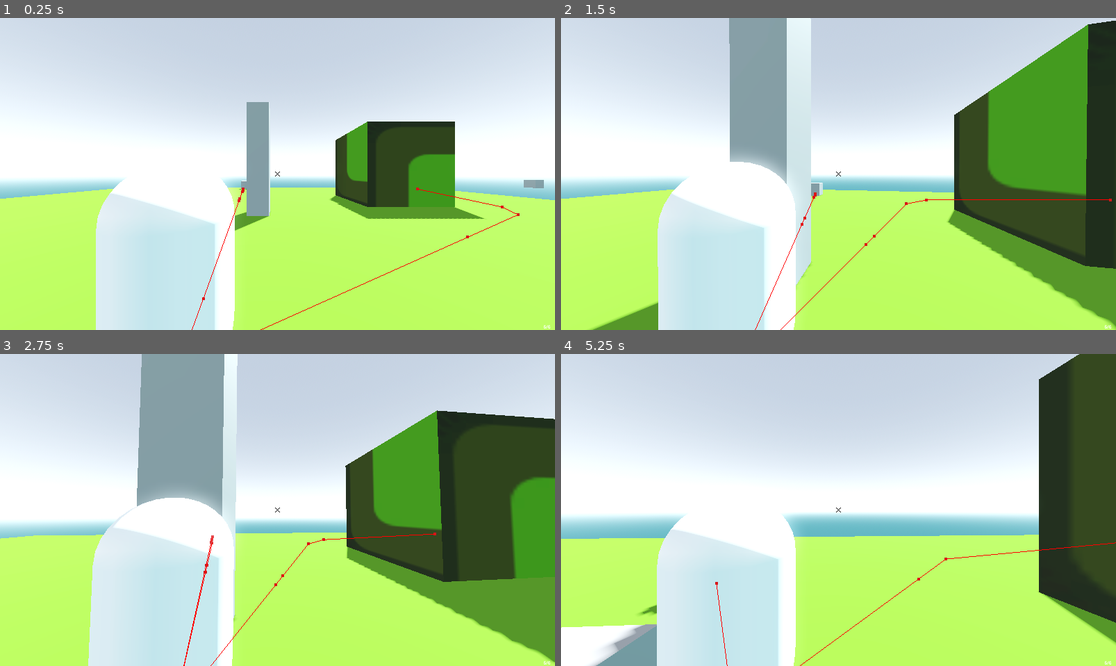
Above: before the commit, frames 1-4 (two rows, left to right).
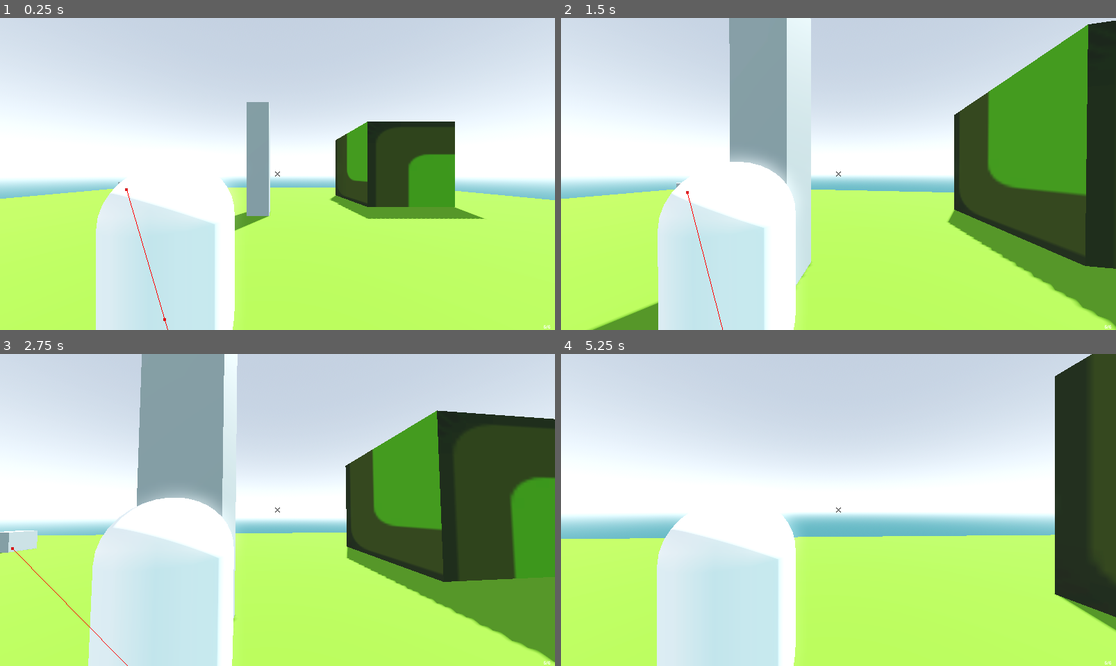
Above: after the commit, the same moments.

Repository: AlexW-WSC/Expedition-Remorhaz
Game: Godot game, scene res://MainGame.tscn
Two runs of this game, one before a commit and one after it. Both use one fixed random seed, a clock stepped at 60 frames per second and the inputs below. The engine's default icon, where the game draws it, is replaced by a stand-in: a white triangle on a blue panel in a dark square.
Inputs (mouse positions are in pixels of both pictures, inside the frame that each line leads up to):
- Up to frame 1 (0.25 s): no input
- Up to frame 2 (1.5 s): tap Enter (ui_accept) at 0.5, 0.77 s; move the mouse to (866, 174) at 0.52 s; hold W (up) from 0.53 s (still down); tap E (e) at 0.6 s; tap R (r) at 0.8, 1.35 s; move the mouse to (810, 174) at 1.27 s
- Up to frame 3 (2.75 s): keep holding W (up); tap Enter (ui_accept) at 1.52 s; tap E (e) at 1.55, 2.1 s; move the mouse to (288, 503) at 2.02 s; tap R (r) at 2.3 s
- Up to frame 4 (5.25 s): keep holding W (up); move the mouse to (832, 516) at 2.77 s; tap Shift (lshift) at 2.85 s; tap Enter (ui_accept) at 3.02, 3.77, 4.52 s; tap E (e) at 3.05, 4.55 s; move the mouse to (877, 513) at 3.52 s; press the mouse at (877, 513) at 3.53 s; tap R (r) at 3.8, 5.1 s; move the mouse to (794, 506) at 4.27 s; release the mouse at (794, 506) at 4.28 s; tap Q (q) at 4.35 s; move the mouse to (844, 510) at 5.02 s

The runs differ from the first frame. In frame 1, 0.4% of the frame differs, in the area x 21-98%, y 51-100%; in frame 2, 0.4%; in frame 3, 0.7%; in frame 4, 5.3%, in the area x 0-100%, y 0-100%.

Commit message:
asaaggdhd
help me norries

Diff:
--- a/MainGame.tscn
+++ b/MainGame.tscn
@@ -63,8 +63,10 @@
 
 [sub_resource type="BoxShape3D" id="BoxShape3D_v3hs3"]
 
-[node name="Node3D" type="Node3D"]
+[node name="Node3D" type="Node3D" node_paths=PackedStringArray("secondsTimer", "minutesTimer")]
 script = ExtResource("1_pv6b4")
+secondsTimer = NodePath("Seconds Timer")
+minutesTimer = NodePath("Minutes Timer")
 
 [node name="NavigationRegion3D" type="NavigationRegion3D" parent="."]
 navigation_mesh = SubResource("NavigationMesh_8dnxm")
@@ -172,9 +174,10 @@
 white_material = SubResource("StandardMaterial3D_v3hs3")
 red_material = SubResource("StandardMaterial3D_x5ji8")
 
-[node name="EnemySpawner" type="Node3D" parent="." node_paths=PackedStringArray("spawnpoints")]
+[node name="EnemySpawner" type="Node3D" parent="." node_paths=PackedStringArray("player", "spawnpoints")]
 transform = Transform3D(1, 0, 0, 0, 1, 0, 0, 0, 1, 15.8278, 0.604012, 0)
 script = ExtResource("8_x5ji8")
+player = NodePath("../player")
 yeti_scene = ExtResource("7_v3hs3")
 spawnpoints = NodePath("../Spawnpoints")
 
@@ -194,19 +197,29 @@
 [node name="Spawnpoints" type="Node3D" parent="."]
 
 [node name="Spawn1" type="Node3D" parent="Spawnpoints"]
-transform = Transform3D(1, 0, 0, 0, 1, 0, 0, 0, 1, 19, 0, -19)
+transform = Transform3D(1, 0, 0, 0, 1, 0, 0, 0, 1, 9.73552, 0, 10.7616)
 
 [node name="Spawn2" type="Node3D" parent="Spawnpoints"]
-transform = Transform3D(1, 0, 0, 0, 1, 0, 0, 0, 1, 19, 0, 19)
+transform = Transform3D(1, 0, 0, 0, 1, 0, 0, 0, 1, -11.3971, 0, 2.51463)
+top_level = true
 
 [node name="Spawn3" type="Node3D" parent="Spawnpoints"]
-transform = Transform3D(1, 0, 0, 0, 1, 0, 0, 0, 1, -19, 0, 19)
+transform = Transform3D(1, 0, 0, 0, 1, 0, 0, 0, 1, -16.5, 0, 16.5)
+top_level = true
 
 [node name="Spawn4" type="Node3D" parent="Spawnpoints"]
-transform = Transform3D(1, 0, 0, 0, 1, 0, 0, 0, 1, -19, 0, -19)
+transform = Transform3D(1, 0, 0, 0, 1, 0, 0, 0, 1, -16.5, 0, -16.5)
+top_level = true
+
+[node name="Seconds Timer" type="Timer" parent="."]
+
+[node name="Minutes Timer" type="Timer" parent="."]
+wait_time = 60.0
 
 [connection signal="deal_damage" from="player" to="YetiEnemy" method="_on_player_deal_damage"]
 [connection signal="highlight_enemy" from="player" to="YetiEnemy" method="_on_player_highlight_enemy"]
 [connection signal="timeout" from="player/ReloadTimer" to="player" method="_on_reload_timer_timeout"]
 [connection signal="timeout" from="player/Ability1Cooldown" to="player" method="_on_ability_1_cooldown_timeout"]
 [connection signal="timeout" from="EnemySpawner/YetiTimer" to="EnemySpawner" method="_on_yeti_timer_timeout"]
+[connection signal="timeout" from="Seconds Timer" to="." method="_on_seconds_timer_timeout"]
+[connection signal="timeout" from="Minutes Timer" to="." method="_on_minutes_timer_timeout"]
--- a/enemy_spawner.gd
+++ b/enemy_spawner.gd
@@ -1,9 +1,11 @@
 extends Node3D
 
+@export var player: CharacterBody3D
 @export var yeti_scene: PackedScene
 @export var spawnpoints : Node3D
 @onready var mob_spawns: int = spawnpoints.get_child_count()
 var type = "Yeti"
+
 
 func _ready() -> void:
 	prepare_spawn()
@@ -16,7 +18,7 @@
 
 
 func prepare_spawn():
-	var mob_amount = 10
+	var mob_amount = 4
 	var mob_wait_time: float = 2.0
 	print ("mob amount ", mob_amount)
 	var mob_spawn_rounds = mob_amount/mob_spawns
@@ -31,16 +33,23 @@
 		for i in mob_spawn_rounds:
 			print("i")
 			var yeti1 = yeti_scene.instantiate()
-			yeti1.global_position = yeti_spawn1.global_position
 			var yeti2 = yeti_scene.instantiate()
-			yeti2.global_position = yeti_spawn2.global_position
 			var yeti3 = yeti_scene.instantiate()
-			yeti3.global_position = yeti_spawn3.global_position
 			var yeti4 = yeti_scene.instantiate()
-			yeti4.global_position = yeti_spawn4.global_position
 			add_child(yeti1)
 			add_child(yeti2)
 			add_child(yeti3)
 			add_child(yeti4)
+			yeti1.global_position = yeti_spawn1.global_position
+			yeti2.global_position = yeti_spawn2.global_position
+			yeti3.global_position = yeti_spawn3.global_position
+			yeti4.global_position = yeti_spawn4.global_position
+
+
+			player.highlight_enemy.connect(Callable(yeti1, "_on_player_highlight_enemy"))
+			player.deal_damage.connect(Callable(yeti1, "on_player_deal_damage"))
+
+			player.highlight_enemy.connect(Callable(yeti2, "_on_player_highlight_enemy"))
+			player.deal_damage.connect(Callable(yeti2, "on_player_deal_damage"))
 			mob_spawn_rounds -= 1
 			await get_tree().create_timer(mob_wait_time).timeout
--- a/main_game.gd
+++ b/main_game.gd
@@ -1,5 +1,36 @@
 extends Node3D
 
 @onready var player = $player
+@export var secondsTimer : Timer
+@export var minutesTimer: Timer
+var seconds : int = 60
+var minutes : int = 29
+var wave : int = 1
+var max_wave : int = 30
+func _ready():
+	#secondsTimer.start()
+	#minutesTimer.start()
+	pass
+
+func _on_seconds_timer_timeout() -> void:
+	seconds -= 1
+	if minutes >= 10:
+		if seconds >= 10:
+			print(str(minutes),":", str(seconds))
+		elif seconds < 10:
+			print(str(minutes),":", "0" + str(seconds))
+	elif minutes < 10:
+		if seconds >= 10:
+			print("0" + str(minutes),":", str(seconds))
+		elif seconds < 10:
+			print("0" + str(minutes),":", "0" + str(seconds))
+
+
+func _on_minutes_timer_timeout() -> void:
+	minutes -= 1
+	seconds = 60
+	wave = minutes - max_wave
+
+####
 func _physics_process(delta: float) -> void:
 	get_tree().call_group("enemy", "update_target_location", player.global_transform.origin)
--- a/scripts/evilGuy.gd
+++ b/scripts/evilGuy.gd
@@ -4,6 +4,7 @@
 const SPEED = 2.0
 const TURN_SPEED = 4.0
 const GRAVITY = 9.8
+
 @onready var mesh = $MeshInstance3D
 
 @export var white_material: Material
@@ -13,6 +14,8 @@
 @onready var navigation_agent : NavigationAgent3D = $NavigationAgent3D
 @onready  var target : CharacterBody3D = $"../player"
 
+func _ready() -> void:
+	print(self)
 
 func _physics_process(delta: float) -> void:
 	var current_location = global_transform.origin
@@ -46,7 +49,7 @@
 
 func _on_player_highlight_enemy(hit) -> void:
 	if hit == self:
-		print("I am being highlighted.")
+		print("I am being highlighted:", self)
 		shader_material.set_shader_parameter("outline_onoff", 1.0)
 	else:
 		shader_material.set_shader_parameter("outline_onoff", 0.0)
Not shown, changed: .DS_Store
Not shown, changed: Norries Files/.DS_Store
